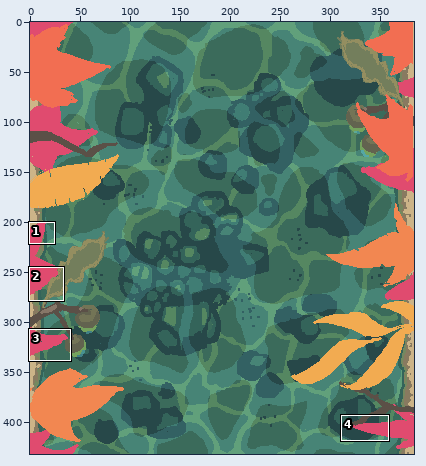
Pixel-art file -- godot/world/World.aseprite. The picture above shows the old version from afar; the outline marks the close-up.
Close-up. Earlier state:
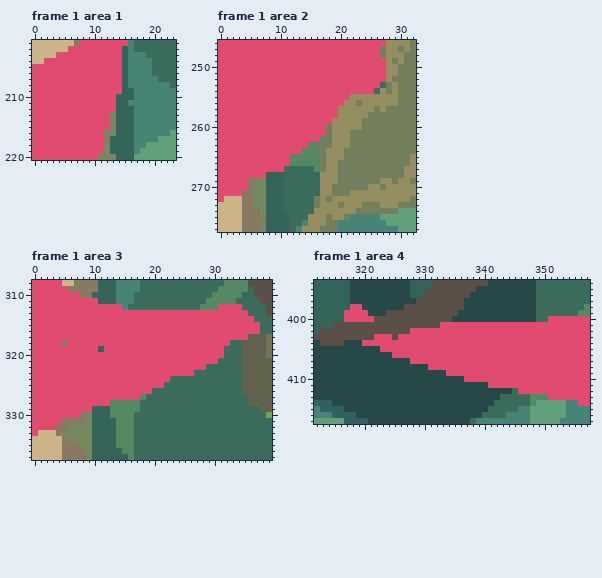
384x432 pixels, 4 frames. Colours within 5 levels of each other are drawn and written as one. Shown: frame 1 area 1: x 0..23, y 201..220; frame 1 area 2: x 0..32, y 246..277; frame 1 area 3: x 0..39, y 308..337; frame 1 area 4: x 312..357, y 394..417. The commit also changed other frames or places, which this record leaves out.
New version:
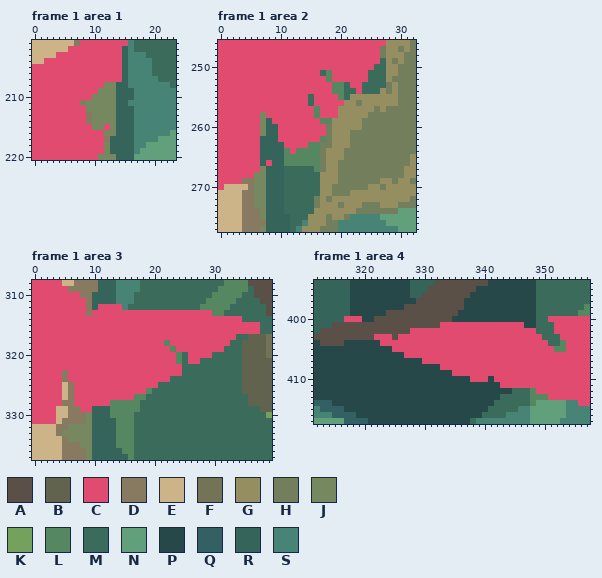
Palette (. is transparent): A #5b5047  B #62634f  C #e04b6f  D #887a60  E #ccb488  F #737456  G #948e60  H #737e5c  J #75885f  K #74a25d  L #558761  M #3b6b5b  N #61a07b  P #274849  Q #336163  R #34645a  S #478476
Diff:
Changed rows in their new state; - is an unchanged pixel.
Frame 1 area 1, layer "Bottom leaves":
first column x 8:
208 ----JJR
209 ---JJJR
210 --JJJJ-
211 DJJJJJ-
212 -JJJJJ-
213 -DJJJ--
214 -DJJJ--
215 --JJ---
Frame 1 area 2, layer "Bottom leaves":
first column x 0:
249 ---------------------------M
250 --------------------------MM
251 -----------------ML------MMM
252 ------------------L------MMM
253 -------------------LLM--MMM-
254 -------------------LLMM-MM--
255 ---------------M----LM------
256 ---------------M------------
257 ----------------L-----------
258 -------J--------L-----------
259 -------JR--------LL---------
260 -------JRR------------------
261 -------JRR------------------
262 -------RRR------------------
263 -------RRRR-----------------
264 -------RRRRL-L--------------
265 -------RRRRL----------------
266 -------R-RRL----------------
267 -------JRRR-----------------
268 ------JJ--------------------
269 ----D-----------------------
270 -EEEE-----------------------
271 EEEE------------------------
272 E---------------------------
Frame 1 area 3, layer "Bottom leaves":
first column x 0:
311 ---------DR--------------------------
312 ---------DR--------------------LLMM--
313 ---------D--------------------LLMMMM-
314 -----------------------------------MM
317 ----------------------------------MM-
318 -----C----------------L--------------
319 -----------C-----------L-------------
320 ------------------------LM----MM-----
321 ------------------------LM--MMM------
322 -------------------------MMMM--------
323 -----D-------------------MM----------
324 -----D-------------------------------
325 -----ED--------------M---------------
326 -----ED------------L-----------------
327 -----ED----------L-------------------
328 -----DD------------------------------
329 ----EEDD-----------------------------
330 ----EEDD-----------------------------
331 ----E--------------------------------
332 EEEE---------------------------------
333 E------------------------------------
Frame 1 area 4, layer "Bottom leaves":
first column x 317:
398 -PP----------------------------------
399 RPPP---------------------------------
400 ---PP--------------------------------
401 ------------------------------PPMMM--
402 --------------------------------MMM--
403 ---------------------------------MMM-
404 ---PPP----------------------------MML
405 ------PP---------------------------LL
406 --------PP---------------------------
407 -----------PP------------------------
408 --------------PP---------------------
409 -----------------P-------------------
410 --------------------P---P------------
411 ------------------------PP-----------
412 -----------------------------MML-----
